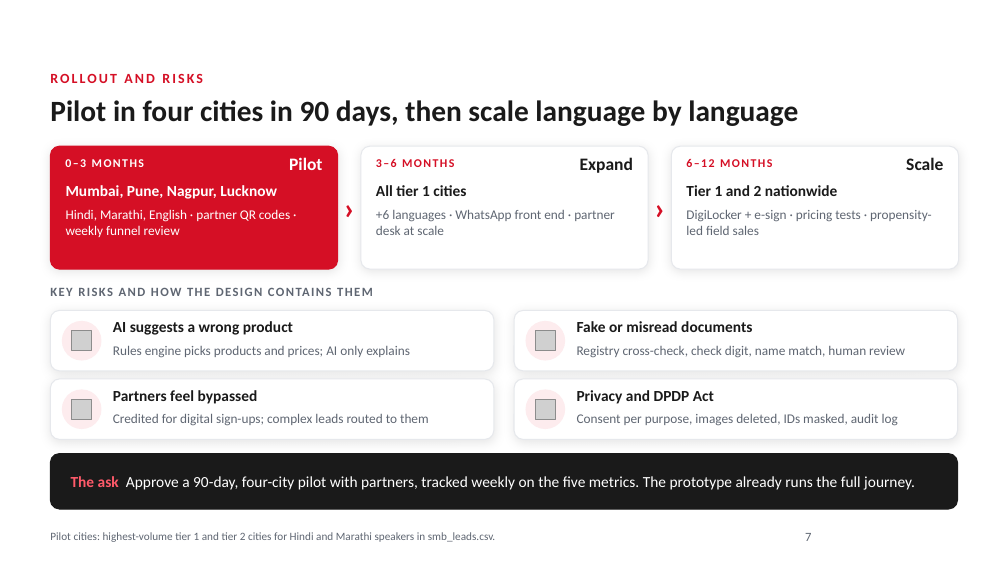
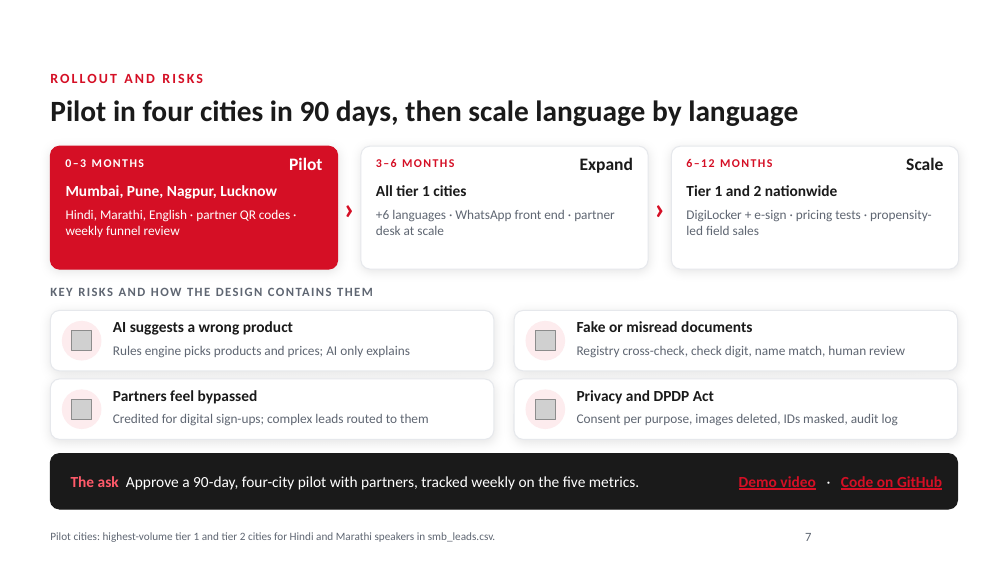
Before and after one commit to ploglabs/udyam-digital, a slide deck: slide 7 of deliverables/Udyam_Digital_Submission.pptx. Drawn at 1008x567 pixels with LibreOffice and Linux fonts; fonts in the diff are those of the drawing; grey boxes stand for pictures; background and template pictures are left out. Boxes give left, top, right and bottom in pixels: in the first picture for what was removed or moved away, otherwise in the second. Text is boxed around its words. In the diff, an @@ line names an element or a change of style, - is before the commit and + after.

```diff
--- a/deliverables/Udyam_Digital_Submission.pptx
+++ b/deliverables/Udyam_Digital_Submission.pptx
@@ text at box(71, 476, 639, 490): text changed @@
-The ask Approve a 90-day, four-city pilot with partners, tracked weekly on the five metrics. The prototype already runs the full journey.
+The ask Approve a 90-day, four-city pilot with partners, tracked weekly on the five metrics.
@@ text added at box(739, 476, 942, 490), 11 pt, text #D50F25, bold, underline @@
+Demo video · Code on GitHub
```
Also in this commit, not shown: 2 other slides changed, 4 other files.
